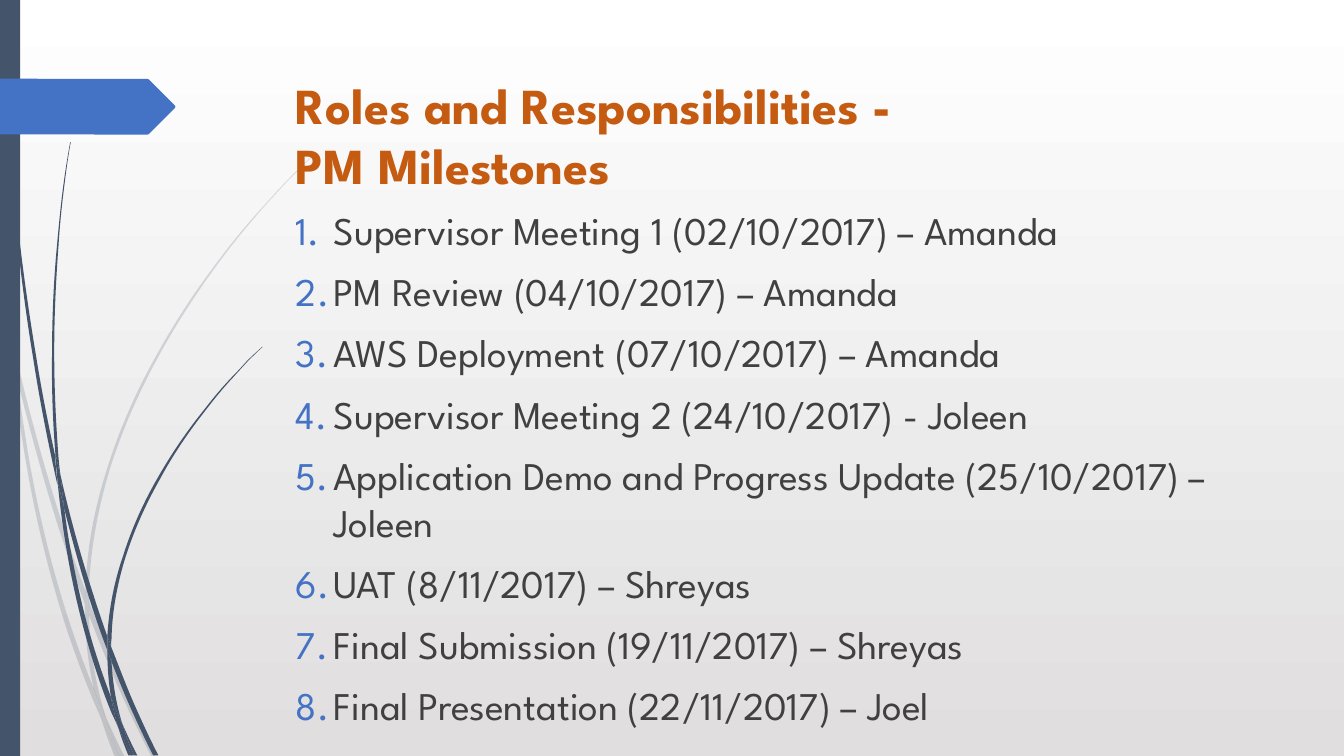
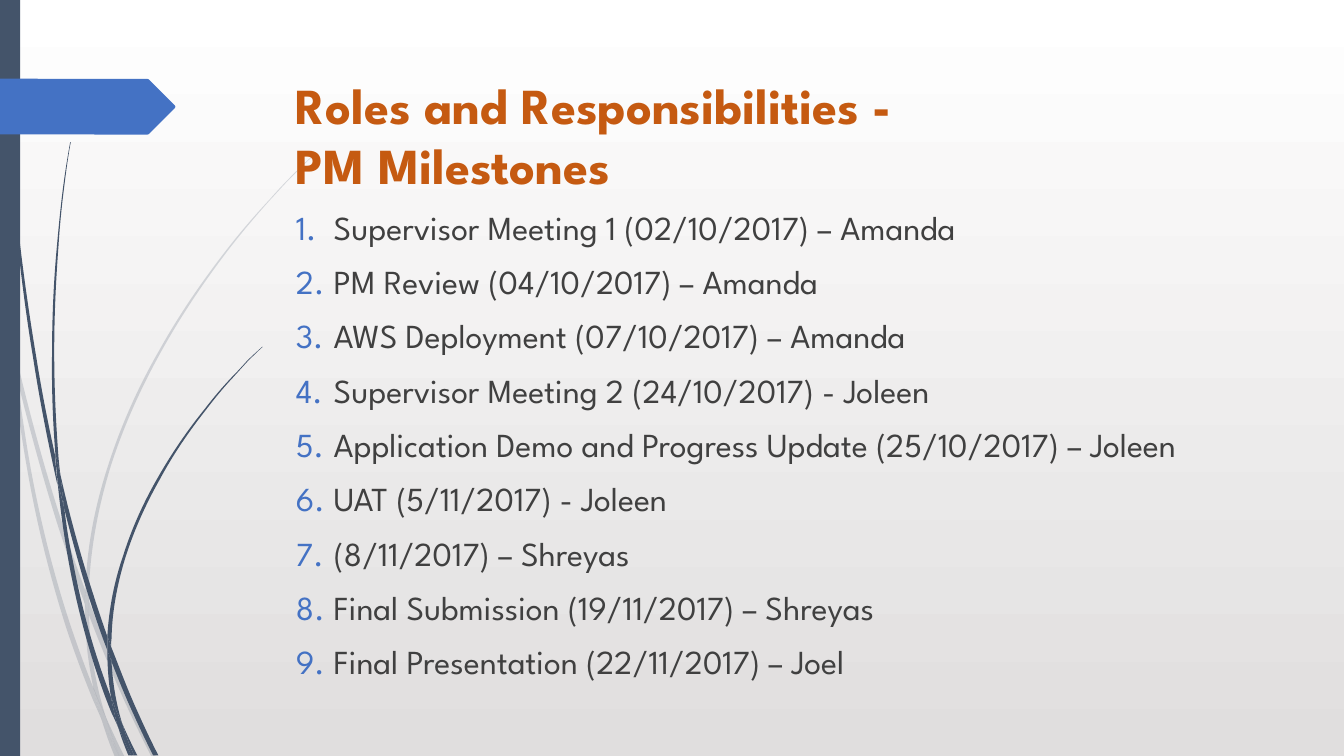
Before and after one commit to shreyasparbat/Location-Analytics-Project, a slide deck: slide 21 of Documents/Presentation/Project Management Review 4th October.pptx. Drawn at 1344x756 pixels with LibreOffice and Linux fonts; fonts in the diff are those of the drawing. Boxes give left, top, right and bottom in pixels: in the first picture for what was removed or moved away, otherwise in the second. Text is boxed around its words. In the diff, an @@ line names an element or a change of style, - is before the commit and + after.

```diff
--- a/Documents/Presentation/Project Management Review 4th October.pptx
+++ b/Documents/Presentation/Project Management Review 4th October.pptx
@@ text at box(334, 216, 1176, 681): size 28 to 24 pt in "Supervisor Meeting 1 (02/10/2017) – Amanda", "PM Review (04/10/2017) – Amanda", "AWS Deployment (07/10/2017) – Amanda", "Supervisor Meeting 2 (24/10/2017) - Joleen" and 3 more places @@
@@ text at box(334, 488, 667, 573): text changed; size 28 to 24 pt @@
-6. UAT (8/11/2017) – Shreyas
+6. UAT (5/11/2017) - Joleen
+7. (8/11/2017) – Shreyas
```
Also in this commit, not shown: 6 other slides changed, 3 other files.
